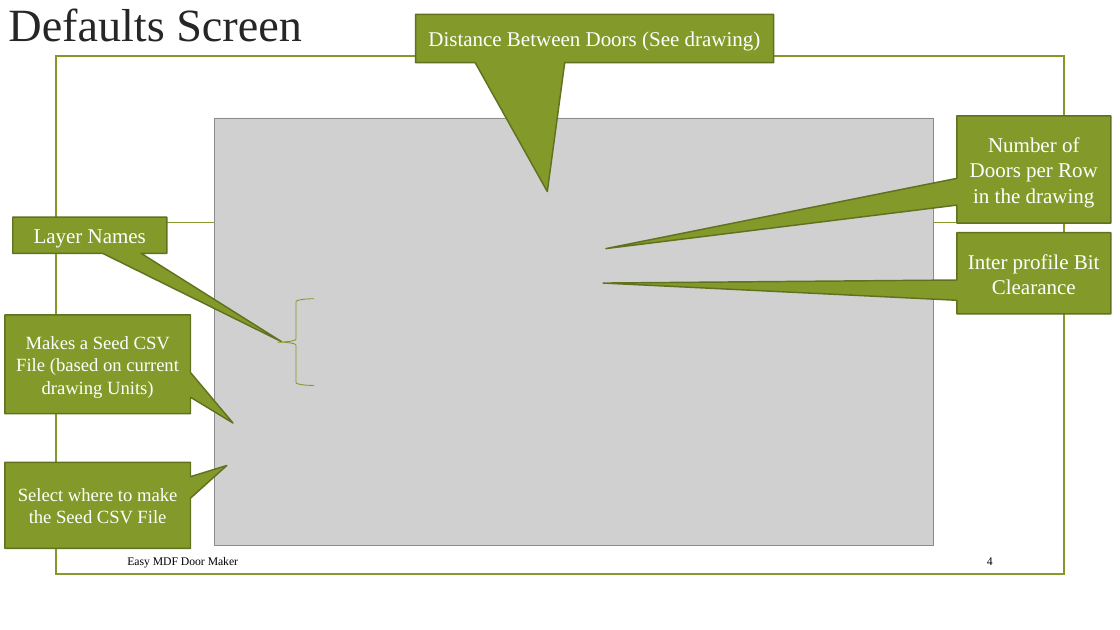
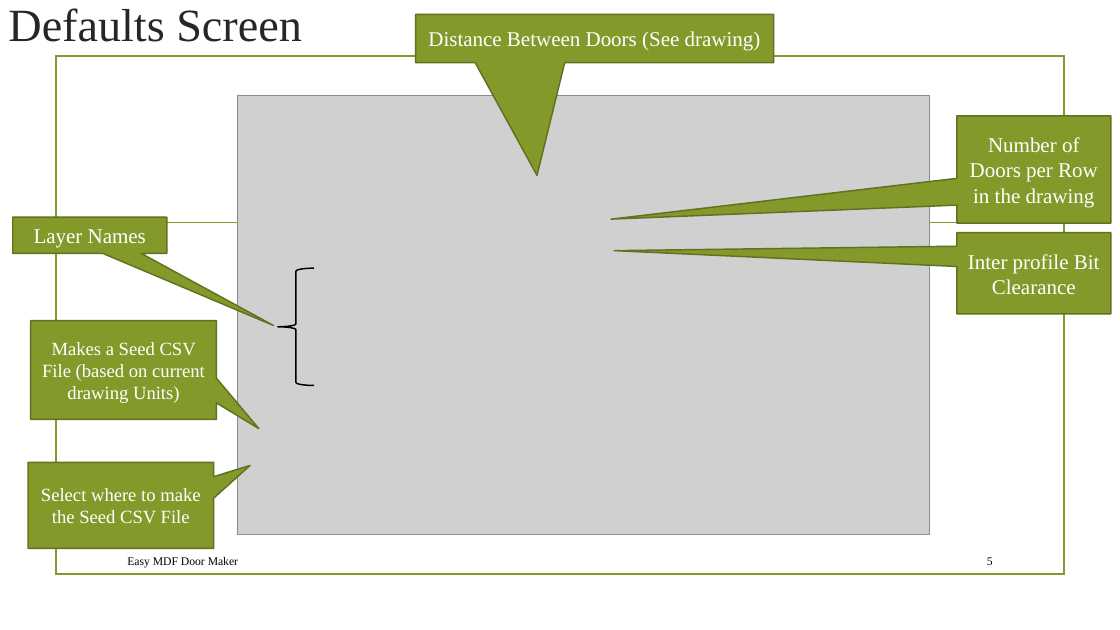
Before and after one commit to JimAndI/Gadgets, a slide deck: slide 5 of VCarve Pro V11.0/EasyTools/EasyMDFDoorMaker/Documents/EasyMDFDoorMaker_Ver09.pptx (slide 4 before the commit). Drawn at 1120x630 pixels with LibreOffice and Linux fonts; fonts in the diff are those of the drawing; grey boxes stand for pictures; background and template pictures are left out. Boxes give left, top, right and bottom in pixels: in the first picture for what was removed or moved away, otherwise in the second. Text is boxed around its words. In the diff, an @@ line names an element or a change of style, - is before the commit and + after.

```diff
--- a/VCarve Pro V11.0/EasyTools/EasyMDFDoorMaker/Documents/EasyMDFDoorMaker_Ver09.pptx
+++ b/VCarve Pro V11.0/EasyTools/EasyMDFDoorMaker/Documents/EasyMDFDoorMaker_Ver09.pptx
@@ picture: place and size @@
-picture at [214,118,933,545]
+picture at [237,95,929,535]
@@ speech box "Inter profile Bit Clearance" at [957,233,1111,314]: proportions changed @@
@@ left brace: place and size @@
-left brace at [278,299,314,386]
+left brace at [278,268,314,386]
@@ left brace at [278,268,314,386]: outline #83992A 0.75 pt to #000000 1.25 pt @@
@@ speech box "Makes a Seed CSV File ...": place and size @@
-speech box "Makes a Seed CSV File ..." at [5,315,191,414]
+speech box "Makes a Seed CSV File ..." at [31,321,217,420]
@@ speech box "Select where to make the ...": place and size @@
-speech box "Select where to make the ..." at [5,462,191,548]
+speech box "Select where to make the ..." at [28,462,213,548]
@@ page number at [987,557,993,565]: text changed @@
-4
+5
```
Also in this commit, not shown: 1 other slide changed, 1 slide added, 41 other files.
